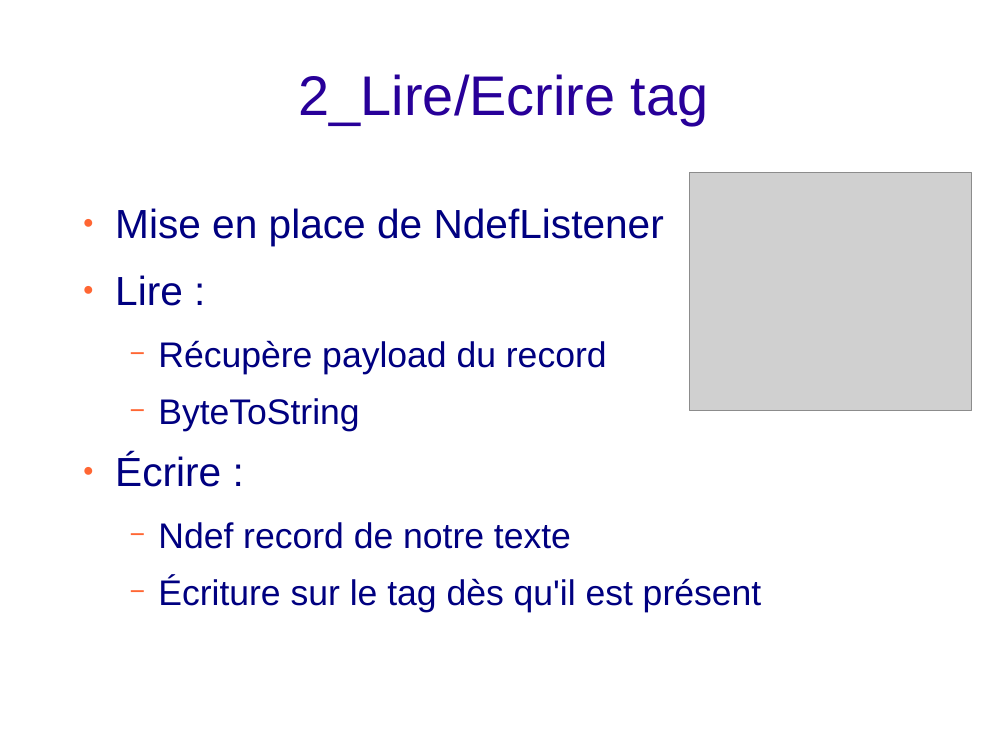
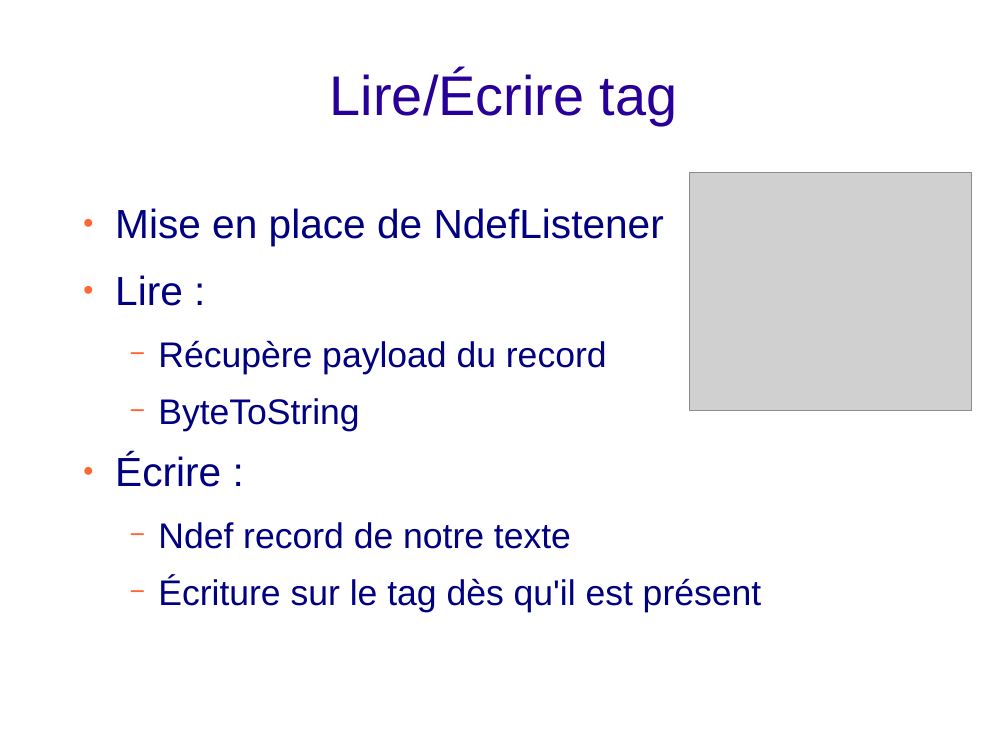
Before and after one commit to bigoud/e-cave, a slide deck: slide 11 of Presentation.odp (slide 9 before the commit). Drawn at 1008x756 pixels with LibreOffice and Linux fonts; fonts in the diff are those of the drawing; grey boxes stand for pictures; background and template pictures are left out. Boxes give left, top, right and bottom in pixels: in the first picture for what was removed or moved away, otherwise in the second. Text is boxed around its words. In the diff, an @@ line names an element or a change of style, - is before the commit and + after.

```diff
--- a/Presentation.odp
+++ b/Presentation.odp
@@ title at (330,71,678,125): text changed @@
-2_Lire/Ecrire tag
+Lire/Écrire tag
```
Also in this commit, not shown: 11 other slides changed, 1 slide added, 1 other file.
